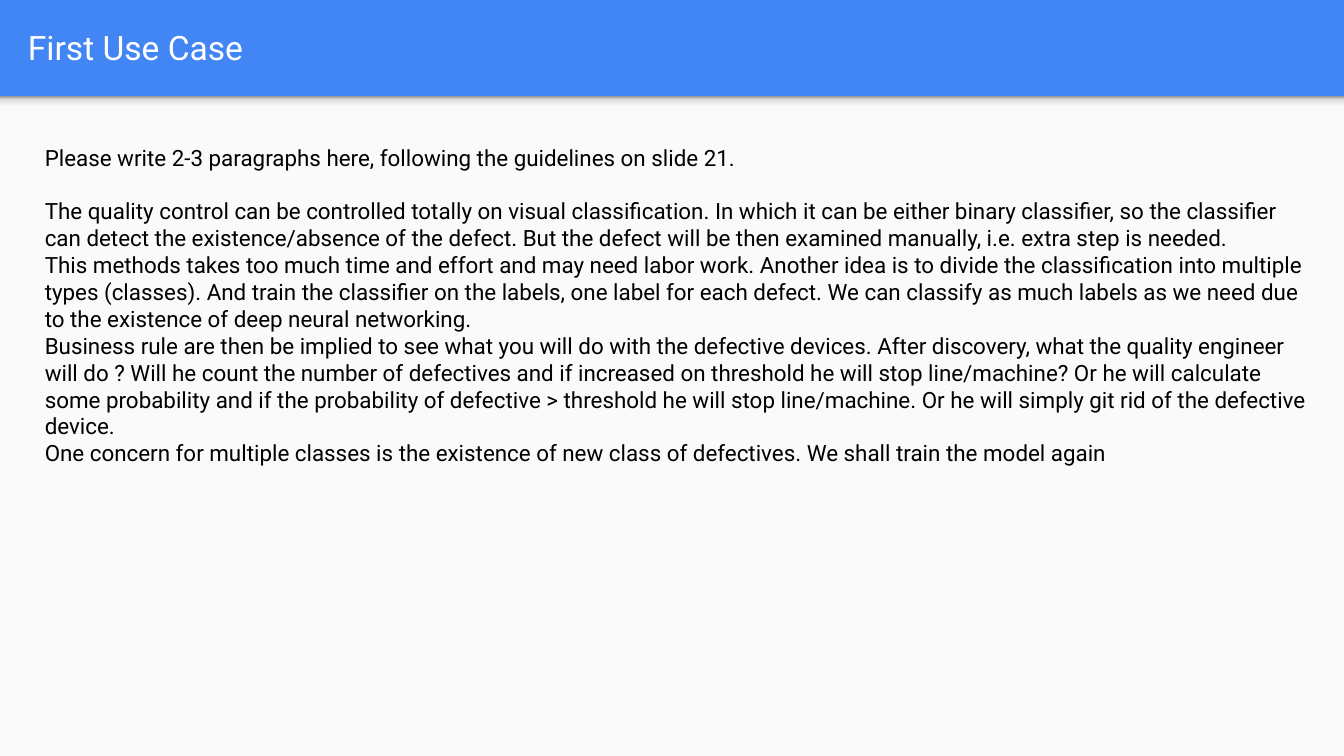
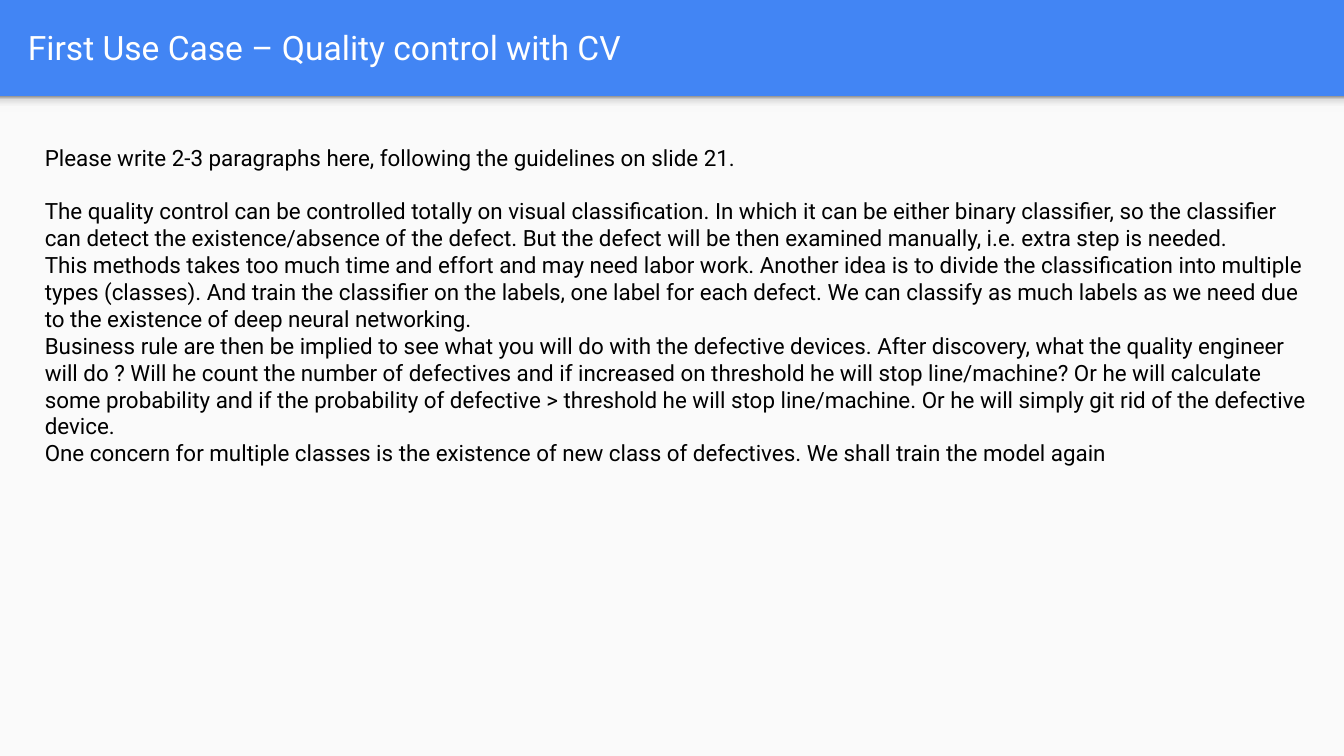
Before and after one commit to mohandesosama/Delivering-an-ML-AI-Strategy, a slide deck: slide 21 of 02_project-steps-aibl.pptx. Drawn at 1344x756 pixels with LibreOffice and Linux fonts; fonts in the diff are those of the drawing. Boxes give left, top, right and bottom in pixels: in the first picture for what was removed or moved away, otherwise in the second. Text is boxed around its words. In the diff, an @@ line names an element or a change of style, - is before the commit and + after.

```diff
--- a/02_project-steps-aibl.pptx
+++ b/02_project-steps-aibl.pptx
@@ title at box(28, 35, 620, 67): text changed @@
-First Use Case
+First Use Case – Quality control with CV
```
Also in this commit, not shown: 5 other slides changed, 2 slides added, 2 slides removed, 1 other file.
